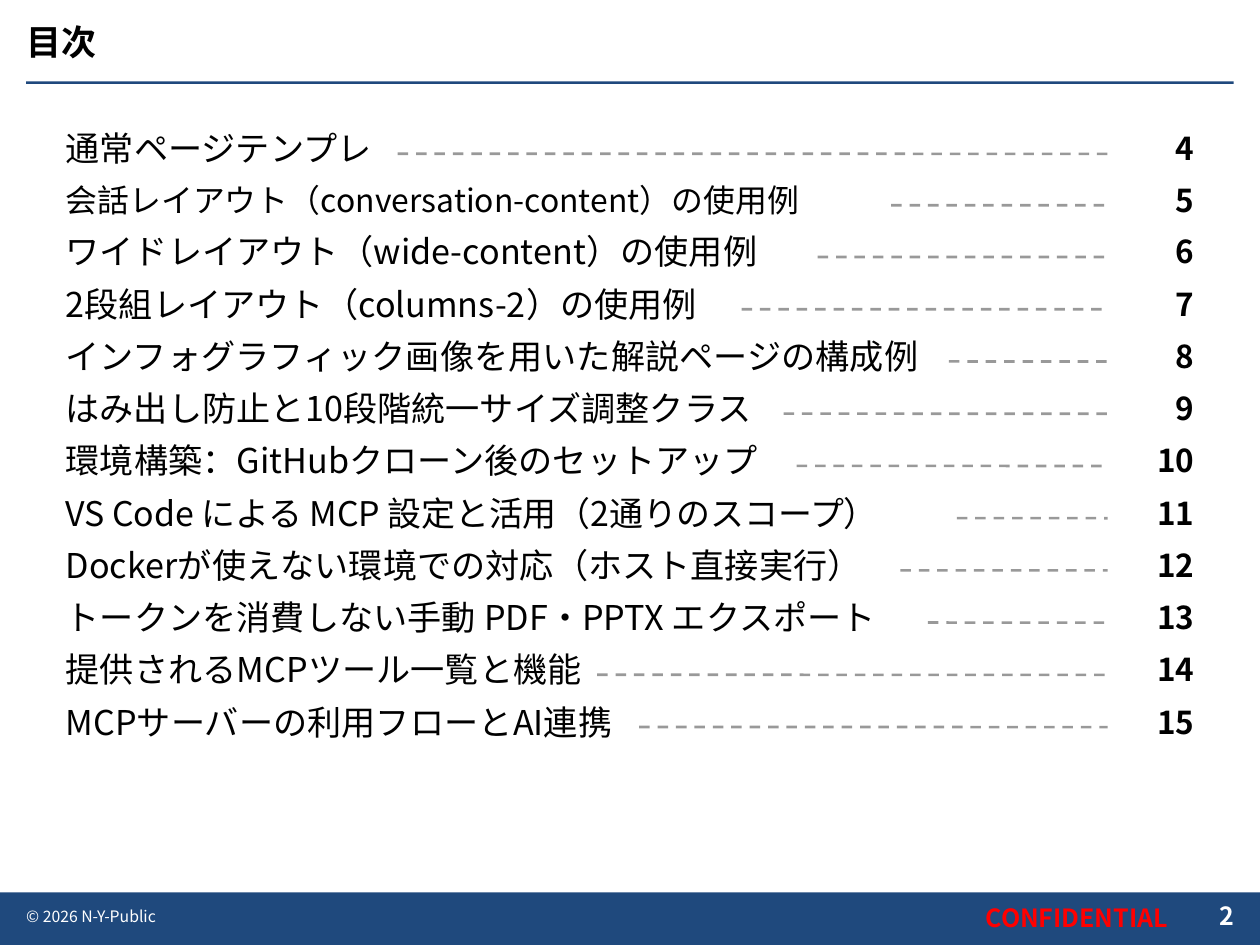
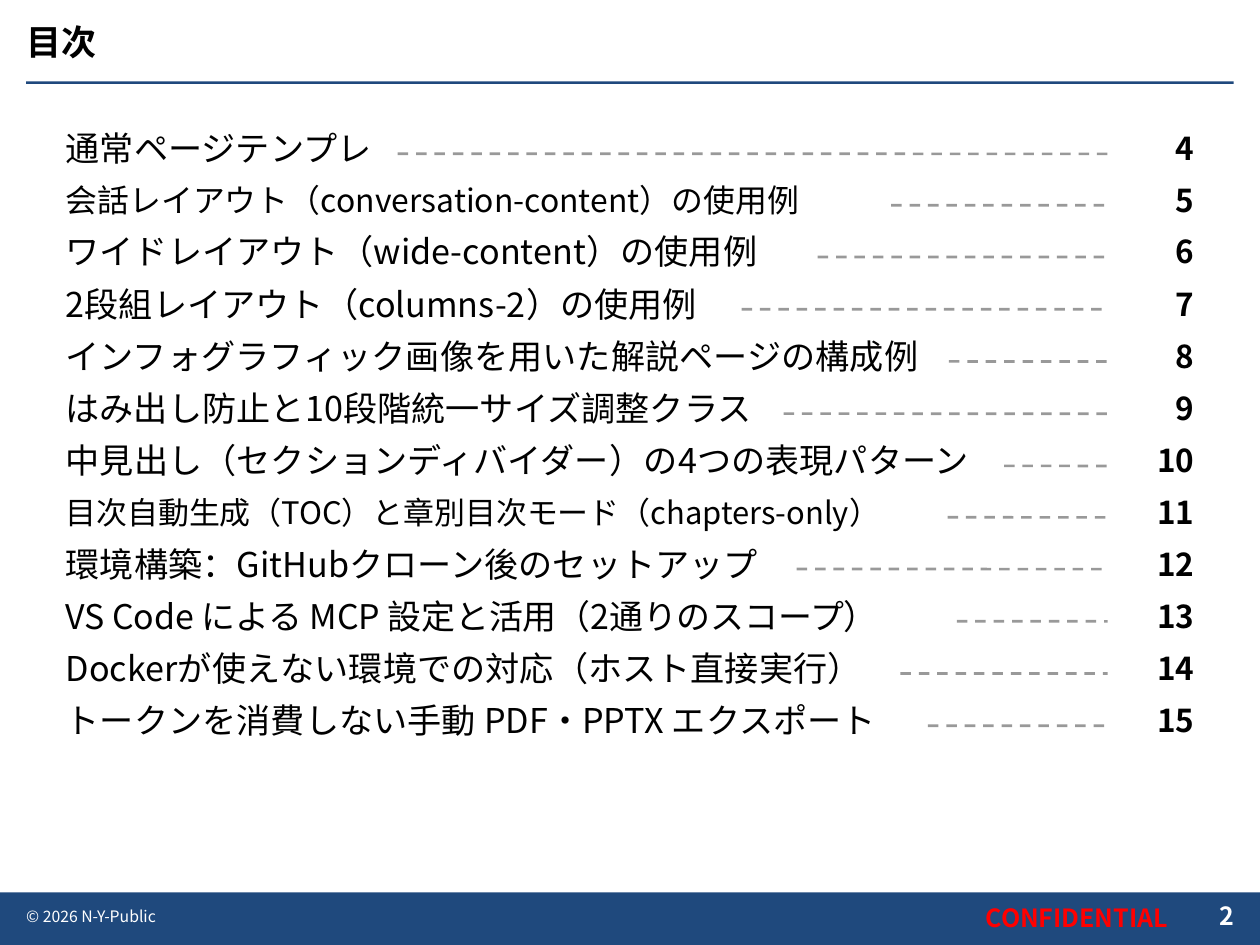
Before and after one commit to N-Y-Public/marp-slide-mcp, a slide deck: slide 2 of slides/D01-000001_Marpの使い方/D01-000001_Marpの使い方.pptx. Drawn at 1260x945 pixels with LibreOffice and Linux fonts; fonts in the diff are those of the drawing; background and template pictures are left out. Boxes give left, top, right and bottom in pixels: in the first picture for what was removed or moved away, otherwise in the second. Text is boxed around its words. In the diff, an @@ line names an element or a change of style, - is before the commit and + after.

Commit message:
feat(slide): add section divider slides and chapter-only toc mode (#17)
- Implement 4 section divider patterns: title-only, title-and-pages, all-chapters, and all-chapters-and-pages (PBI-020, PBI-021)
- Support chapters-only TOC mode (tocMode: 'chapters-only' / toc-chapters-only) and in-page anchor links
- Fix section divider layout: eliminate H1/H2 global hiding conflicts, secure footer positions, ensure 4:3 ratio
- Add comprehensive showcase slide deck D01-000003 (md, html, pdf)
- Update Marp user manual slide deck D01-000001 (md, pdf, pptx) with section divider and chapters-only TOC specs
- Pass all unit/integration tests and verify 0 RTM traceability breaks

Closes #17

```diff
--- a/slides/D01-000001_Marpの使い方/D01-000001_Marpの使い方.pptx
+++ b/slides/D01-000001_Marpの使い方/D01-000001_Marpの使い方.pptx
@@ text added at [66,444,969,476], 19.5 pt, text #000000 @@
+中見出し（セクションディバイダー）の4つの表現パターン
@@ line moved from (796, 466) - (1108, 466) to (1004, 466) - (1108, 466) @@
@@ text added at [66,497,880,531], 17.6 pt, text #000000 @@
+目次自動生成（TOC）と章別目次モード（chapters-only）
@@ line moved from (956, 518) - (1108, 518) to (948, 518) - (1108, 518) @@
@@ line moved from (901, 571) - (1108, 571) to (796, 570) - (1108, 570) @@
@@ line moved from (927, 622) - (1108, 622) to (956, 621) - (1108, 621) @@
@@ text "Dockerが使えない環境での対応（ホスト直接実行）": place and size @@
-text "Dockerが使えない環境での対応（ホスト直接実行）" at [66,549,862,581]
+text "Dockerが使えない環境での対応（ホスト直接実行）" at [66,652,862,684]
@@ text removed at [66,653,582,685] @@
-提供されるMCPツール一覧と機能
@@ line moved from (597, 675) - (1108, 675) to (901, 674) - (1108, 674) @@
@@ 3 texts: place and size @@
-3 texts at [66,444,878,633]
+3 texts at [66,548,878,736]
@@ text removed at [66,706,613,738] @@
-MCPサーバーの利用フローとAI連携
@@ line moved from (639, 727) - (1108, 727) to (927, 726) - (1108, 726) @@
```
Also in this commit, not shown: 3 other slides changed, 2 slides added, 25 other files.
